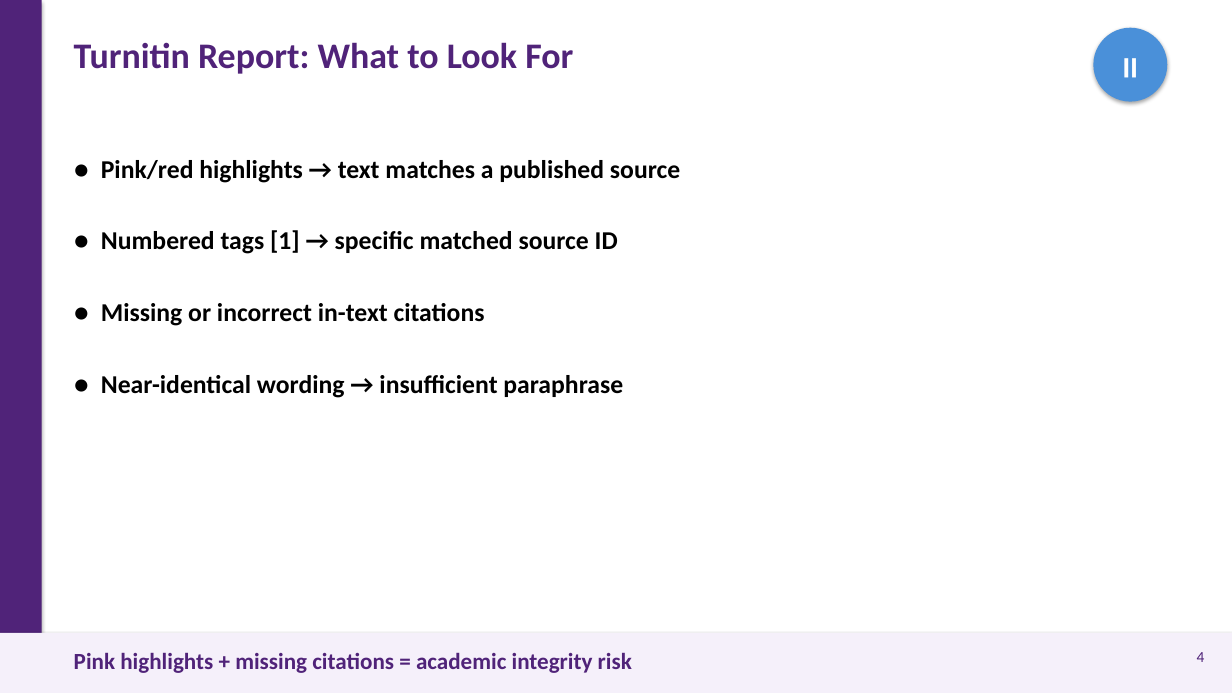
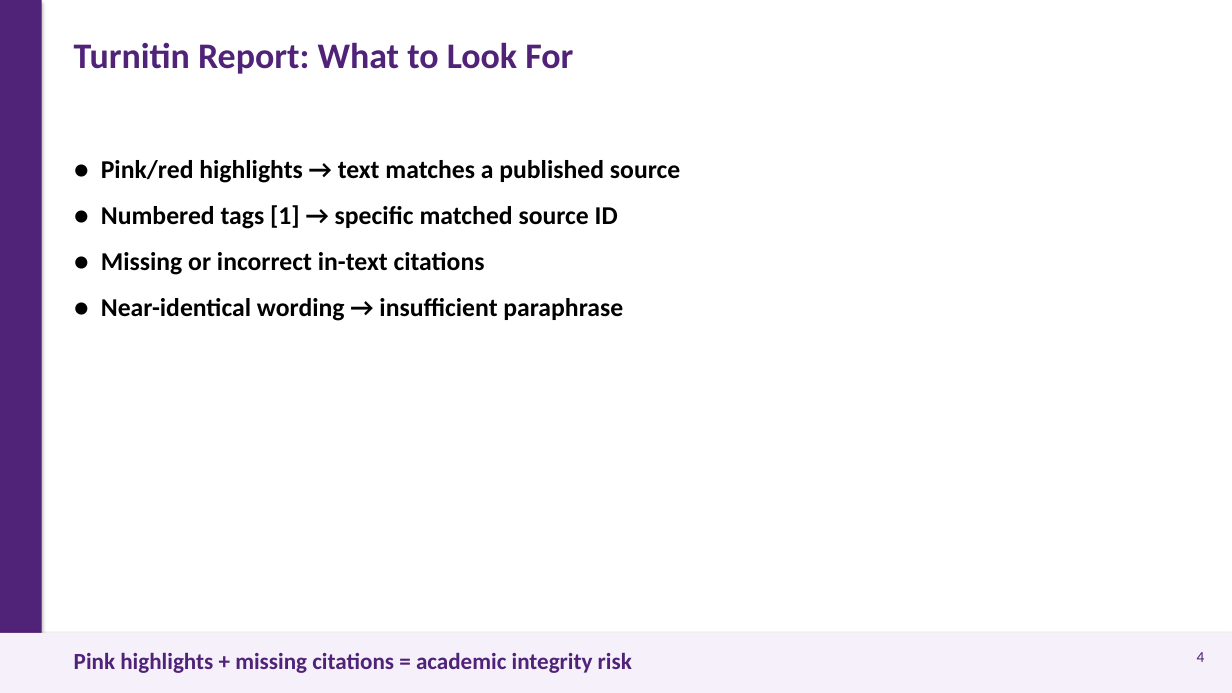
Before and after one commit to 975801846-star/workspace-outputs, a slide deck: slide 4 of Rewriting_Proofreading_Session4.2.pptx. Drawn at 1232x693 pixels with LibreOffice and Linux fonts; fonts in the diff are those of the drawing. Boxes give left, top, right and bottom in pixels: in the first picture for what was removed or moved away, otherwise in the second. Text is boxed around its words. In the diff, an @@ line names an element or a change of style, - is before the commit and + after.

Commit message:
v2: add three Before→After examples (bad paraphrase, correct rewrite, when to quote)

```diff
--- a/Rewriting_Proofreading_Session4.2.pptx
+++ b/Rewriting_Proofreading_Session4.2.pptx
@@ ellipse removed at <box>1093,28,1167,102</box> @@
-⏸
@@ text "● Pink/red highlights → text ..." at <box>101,160,680,321</box>: less space between paragraphs @@
```
Also in this commit, not shown: 5 other slides changed, 1 slide added.
